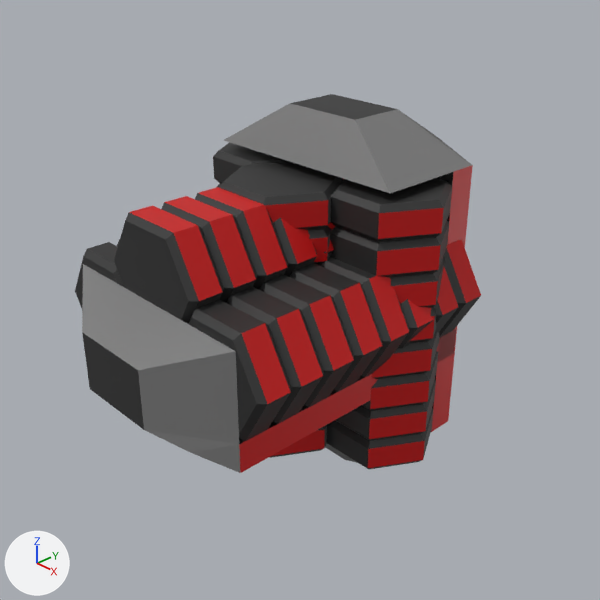
An edit to the Blender file models/station/expansion_cargo_bay.blend, drawn before and after from the same camera.
Before and after are seen from the file's camera 'Camera'. The lights are fixed; the arrows at lower left show +X, +Y and +Z.

Before the edit, the objects in view are built like this:
```python
me_cube_001 = bpy.data.meshes.new('Cube.001')
me_cube_001.from_pydata(...)  # 303 vertices, 264 faces; spans x 0.0..0.98, y -1.6..0.0, z -1.3..1.3
# faces by material slot: [14, 225, 25]
me_cube_001.materials.append(mat_material_001)  # grey #7c7c7c
me_cube_001.materials.append(mat_material_004)  # black #2a2a2a
me_cube_001.materials.append(mat_material_005)  # red #cb0000
me_cube_002 = bpy.data.meshes.new('Cube.002')
me_cube_002.from_pydata(...)  # 303 vertices, 264 faces; spans x 0.0..0.98, y -2.6..0.0, z -0.4..0.9
# faces by material slot: [14, 225, 25]
me_cube_002.materials.append(mat_material_001)  # grey #7c7c7c
me_cube_002.materials.append(mat_material_004)  # black #2a2a2a
me_cube_002.materials.append(mat_material_005)  # red #cb0000
ob_cube_001 = bpy.data.objects.new('Cube.001', me_cube_001)
ob_cube_001.location = (0.0, 0.0, 0.0)
_m = ob_cube_001.modifiers.new('Mirror', 'MIRROR')
_m.use_clip = True
ob_cube_002 = bpy.data.objects.new('Cube.002', me_cube_002)
ob_cube_002.location = (0.0, 0.0, 0.0)
_m = ob_cube_002.modifiers.new('Mirror', 'MIRROR')
_m.use_clip = True
```
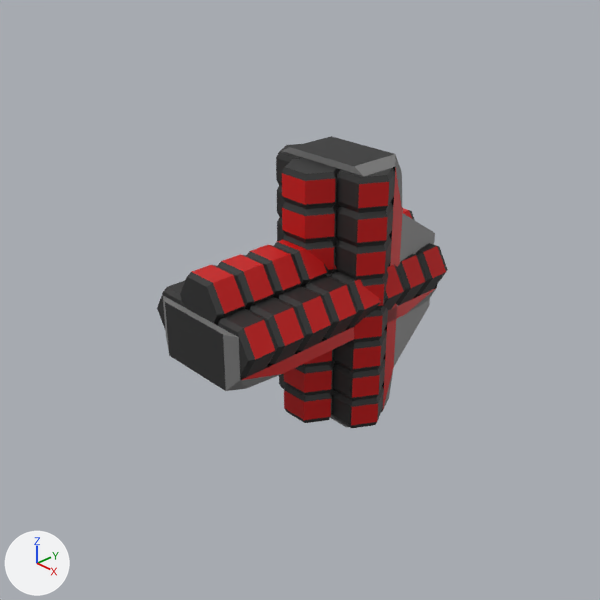
Where the change shows, as pixel boxes [x1, y1, x2, y2] in the pictures (600 x 600 px; the box of a moved part takes in the faces that stretch with it):
'Cube.002', reshaped
    before: [75, 178, 481, 473]
    after: [276, 136, 435, 428]
'Cube.001', reshaped (12% wider, 51% shorter)
    before: [213, 94, 473, 469]
    after: [157, 208, 448, 391]
part 1 of me_cube_001, moved or reshaped
    before: [213, 142, 452, 469]
    after: [157, 243, 448, 378]
part 2 of me_cube_001, moved or reshaped
    before: [219, 162, 343, 458]
    after: [180, 208, 415, 325]
part 3 of me_cube_001, moved or reshaped
    before: [224, 94, 473, 463]
    after: [163, 285, 437, 391]
part 4 of me_cube_002, moved or reshaped
    before: [75, 239, 481, 441]
    after: [276, 144, 395, 428]
part 5 of me_cube_002, moved or reshaped
    before: [114, 178, 344, 324]
    after: [282, 158, 340, 423]
part 6 of me_cube_002, moved or reshaped
    before: [82, 264, 456, 473]
    after: [282, 136, 435, 427]

The change, as a diff of the scene's bpy script:
```diff
--- a/models/station/expansion_cargo_bay.blend.py
+++ b/models/station/expansion_cargo_bay.blend.py
@@ me_cube_001 @@
 # used by ob_cube_001; location = (0.0, 0.0, 0.0)
-me_cube_001.from_pydata(...)  # 303 vertices, 264 faces; spans x 0.0..0.98, y -1.6..0.0, z -1.3..1.3
+me_cube_001.from_pydata(...)  # 303 vertices, 264 faces; spans x 0.0..0.49, y -2.0..0.0, z -0.2..0.45
+# me_cube_001 part 1: the loose piece of 150 vertices spanning x 0.18..0.98, y -1.19..-0.5, z -0.99..0.93 is multiplied about its middle by the matrix ((0.5, 0.0, 0.0), (0.0, 0.0, 0.995), (0.0, -0.5, 0.0)), then moved by (-0.29, -0.15, 0.1)
+# me_cube_001 part 2: the loose piece of 125 vertices spanning x 0.0..0.42, y -1.6..-0.9, z -0.99..0.93 is multiplied about its middle by the matrix ((0.5, 0.0, 0.0), (0.0, 0.0, 0.995), (0.0, -0.5, 0.0)), then moved by (-0.11, 0.25, 0.3)
+# me_cube_001 part 3: 28 of 303 vertices moved; they spanned x 0.0..0.78, y -1.1..0.0, z -1.3..1.3 and now span x 0.0..0.39, y -2.0..0.0, z -0.2..0.2; mean shift (-0.1, -0.47, -0.07); largest move (0.0, -0.5, -1.3) -> (0.0, -2.0, -0.2)
 me_cube_001.materials.append(mat_material_001)
@@ me_cube_002 @@
 # used by ob_cube_002; location = (0.0, 0.0, 0.0)
-me_cube_002.from_pydata(...)  # 303 vertices, 264 faces; spans x 0.0..0.98, y -2.6..0.0, z -0.4..0.9
+me_cube_002.from_pydata(...)  # 303 vertices, 264 faces; spans x 0.0..0.49, y -1.15..0.0, z -1.0..1.0
+# me_cube_002 part 4: the loose piece of 150 vertices spanning x 0.18..0.98, y -2.29..-0.31, z -0.2..0.49 is multiplied about its middle by the matrix ((0.5, 0.0, 0.0), (0.0, 0.0, -0.5), (0.0, 0.965, 0.0)), then moved by (-0.29, 0.53, -0.15)
+# me_cube_002 part 5: the loose piece of 125 vertices spanning x 0.0..0.42, y -2.29..-0.31, z 0.2..0.9 is multiplied about its middle by the matrix ((0.5, 0.0, 0.0), (0.0, 0.0, -0.5), (0.0, 0.965, 0.0)), then moved by (-0.11, 0.32, -0.55)
+# me_cube_002 part 6: 28 of 303 vertices moved; they spanned x 0.0..0.78, y -2.6..0.0, z -0.4..0.4 and now span x 0.0..0.39, y -0.9..0.0, z -1.0..1.0; mean shift (-0.1, 0.74, 0.13); largest move (0.0, -2.6, -0.2) -> (0.0, -0.5, -1.0)
 me_cube_002.materials.append(mat_material_001)
```
